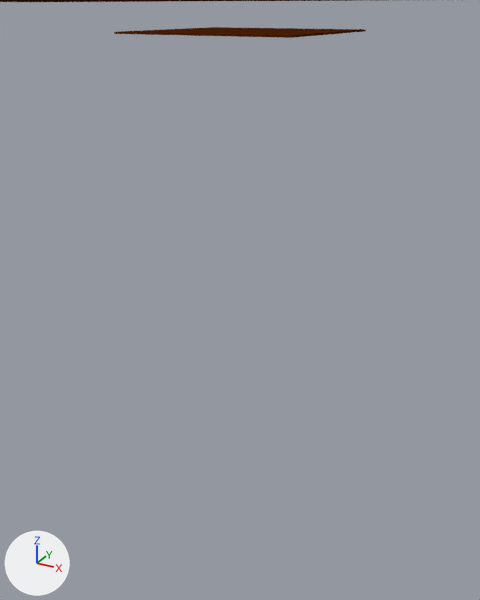
Before and after pictures for a commit that changed the Blender file v5/Printers/blenderPrinter/travaForWork.blend.
Camera for both pictures: a camera (50 mm lens) standing at (2.84, -2.42, 0.12) and looking at (0.97, 0.99, -1.59). Arrows for +X, +Y and +Z are at lower left; the lights stay in place.

The scene before the commit, as lines of its bpy script (objects in view):
```python
me_cube_003 = bpy.data.meshes.new('Cube.003')
me_cube_003.from_pydata(...)  # a box spanning x 0.0..1.0, y 0.0..1.0, z -0.005..0.005
me_cube_003.materials.append(mat_material_001)  # brown #612d0d
ob_cube_003 = bpy.data.objects.new('Cube.003', me_cube_003)
ob_cube_003.location = (0.5, 0.5, 0.0)
```
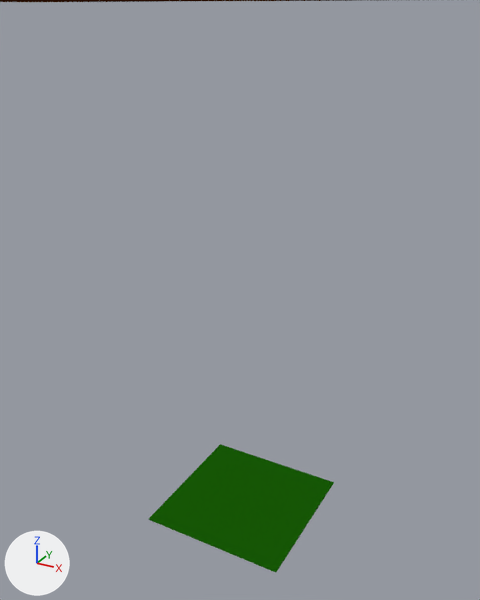
Pixel boxes (x1, y1, x2, y2) of what changed, in the pictures (480 x 600 px):
```json
{"object": "Cube.003", "change": "recoloured, moved", "before": [114, 27, 366, 38], "after": [149, 444, 334, 572]}
```

Edits to the scene script, one JSON object a line:
```json
{"block": "me_cube_003", "where": "me_cube_003.from_pydata(...)  # 8 vertices, 6 faces; spans x 0.0..1.0, y 0.0..1.0, z -0.005..0.005"}
{"op": "remove", "block": "me_cube_003", "code": "me_cube_003.materials.append(mat_material_001)  # brown #612d0d"}
{"op": "add", "block": "me_cube_003", "code": "me_cube_003.materials.append(mat_material_002)  # dark green #21790b"}
{"op": "set", "path": "ob_cube_003.location", "old": "(0.5, 0.5, 0.0)", "new": "(0.5, 0.5, -3.188)"}
```
